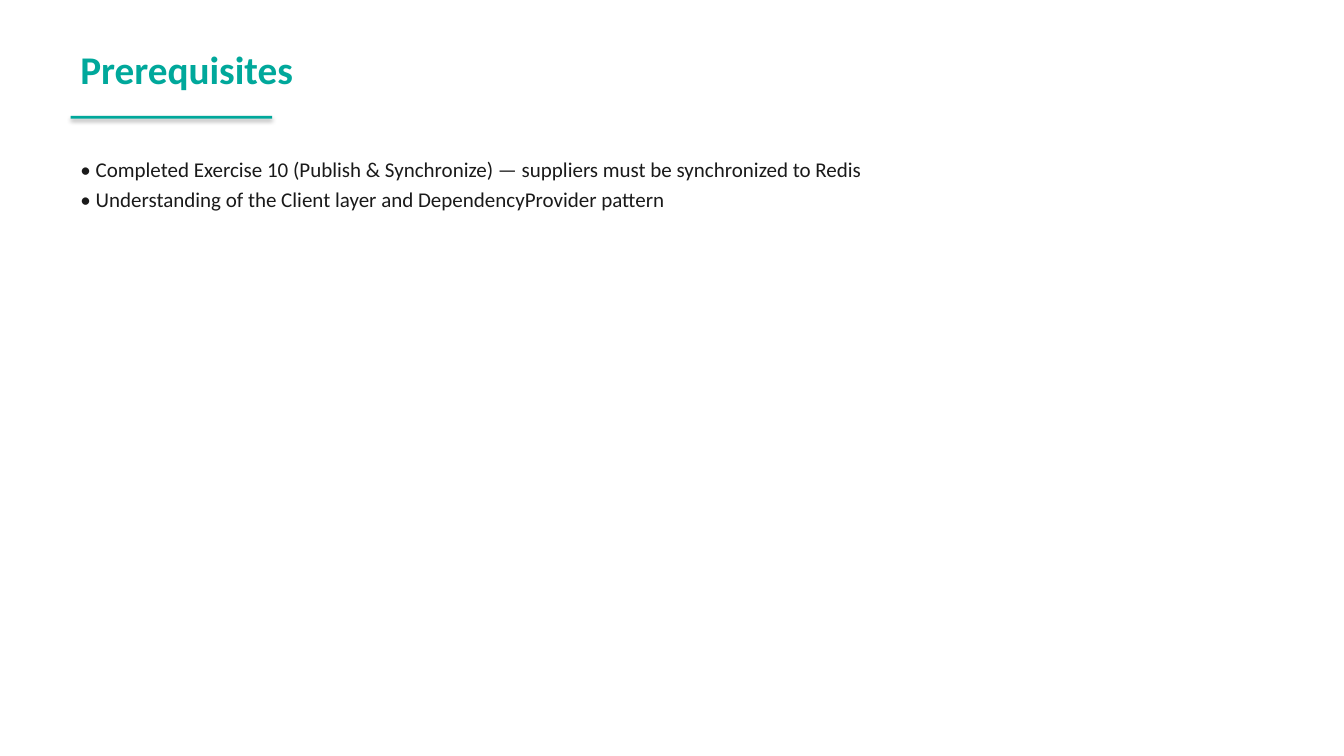
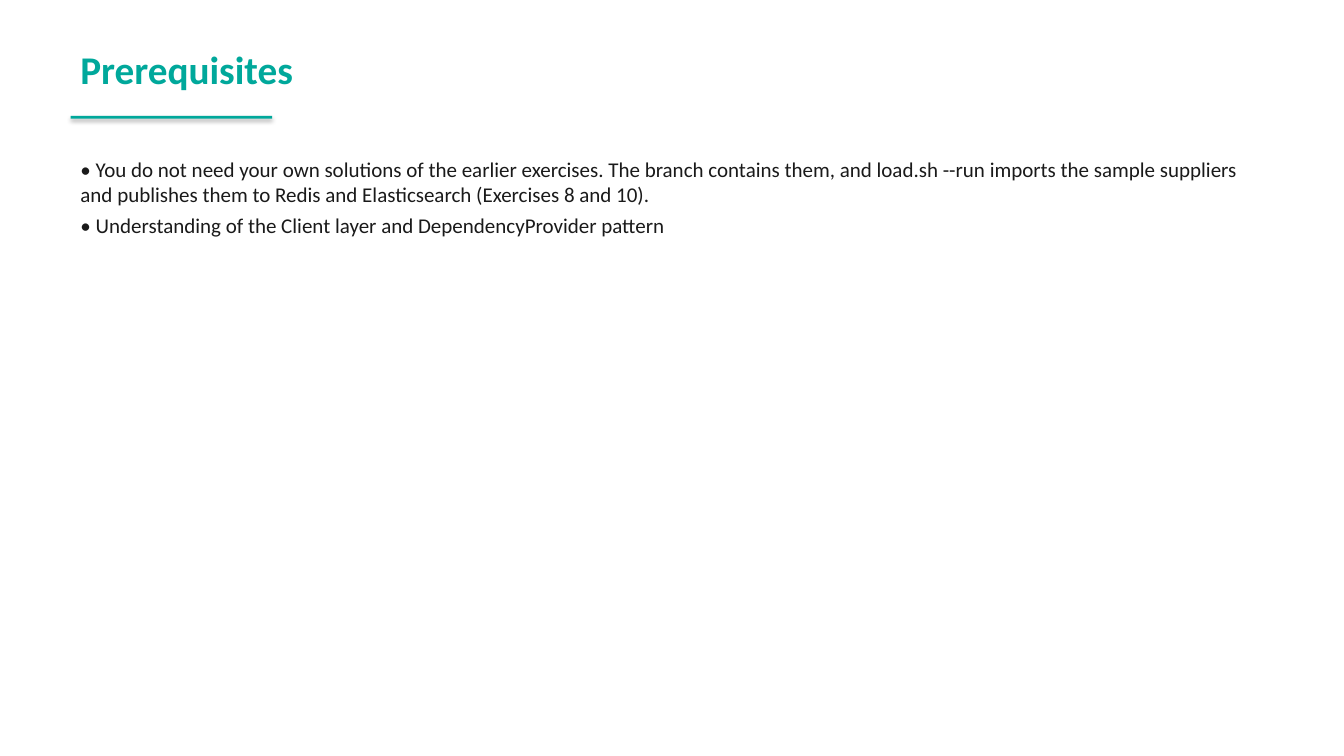
Before and after one commit to spryker-academy/instructor-exercises, a slide deck: slide 188 of guides-pptx/spryker-academy-professional.pptx (slide 186 before the commit). Drawn at 1344x756 pixels with LibreOffice and Linux fonts; fonts in the diff are those of the drawing. Boxes give left, top, right and bottom in pixels: in the first picture for what was removed or moved away, otherwise in the second. Text is boxed around its words. In the diff, an @@ line names an element or a change of style, - is before the commit and + after.

```diff
--- a/guides-pptx/spryker-academy-professional.pptx
+++ b/guides-pptx/spryker-academy-professional.pptx
@@ text at [80, 162, 1237, 206]: text changed @@
-• Completed Exercise 10 (Publish & Synchronize) — suppliers must be synchronized to Redis
+• You do not need your own solutions of the earlier exercises. The branch contains them, and load.sh --run imports the sample suppliers and publishes them to Redis and Elasticsearch (Exercises 8 and 10).
```
Also in this commit, not shown: 11 other slides changed, 4 slides added, 2 slides removed, 24 other files.
